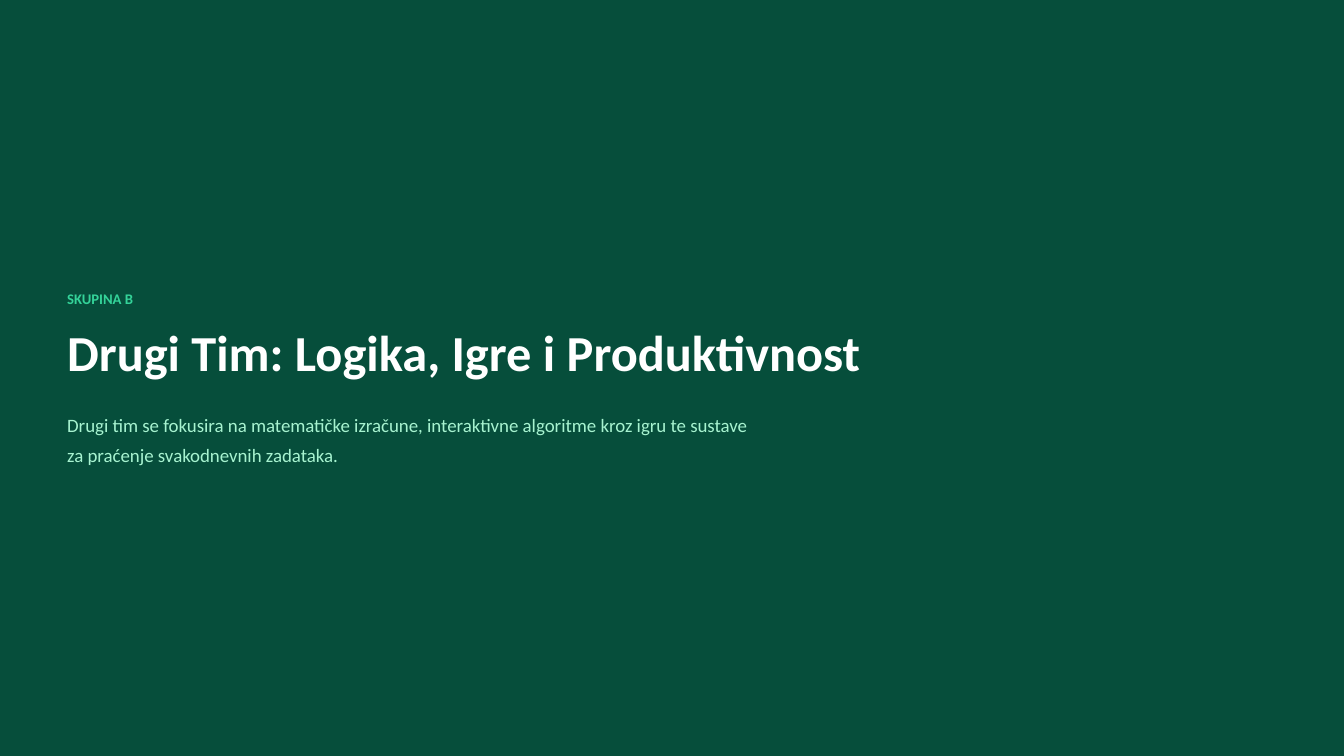
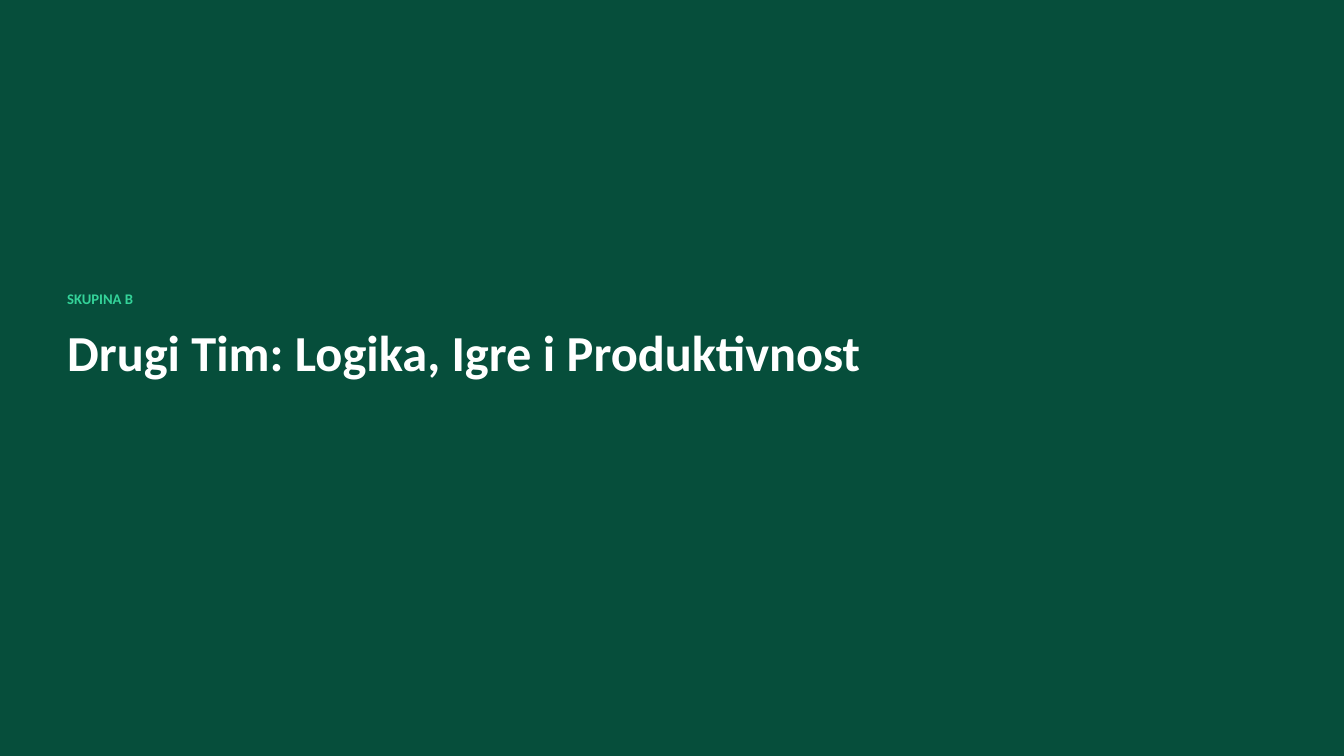
Before and after one commit to Lovro-Klaric239/Mikroprojekt, a slide deck: slide 7 of Prijedlozi Projekata Aplikacija.pptx. Drawn at 1344x756 pixels with LibreOffice and Linux fonts; fonts in the diff are those of the drawing. Boxes give left, top, right and bottom in pixels: in the first picture for what was removed or moved away, otherwise in the second. Text is boxed around its words. In the diff, an @@ line names an element or a change of style, - is before the commit and + after.

```diff
--- a/Prijedlozi Projekata Aplikacija.pptx
+++ b/Prijedlozi Projekata Aplikacija.pptx
@@ text removed at [67, 419, 747, 465] @@
-Drugi tim se fokusira na matematičke izračune, interaktivne algoritme kroz igru te sustave za praćenje svakodnevnih zadataka.
```
Also in this commit, not shown: 3 other slides changed.
